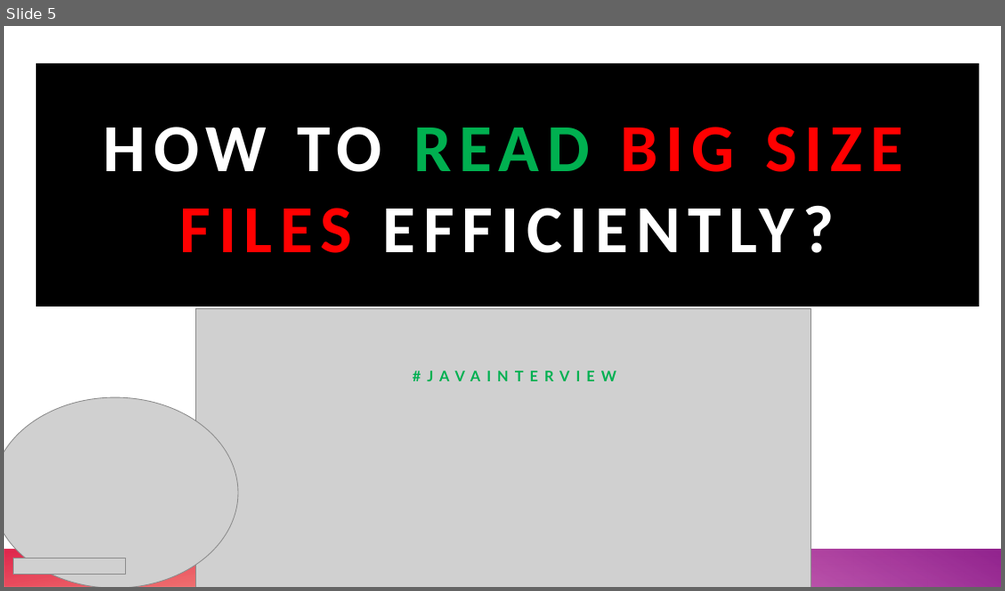
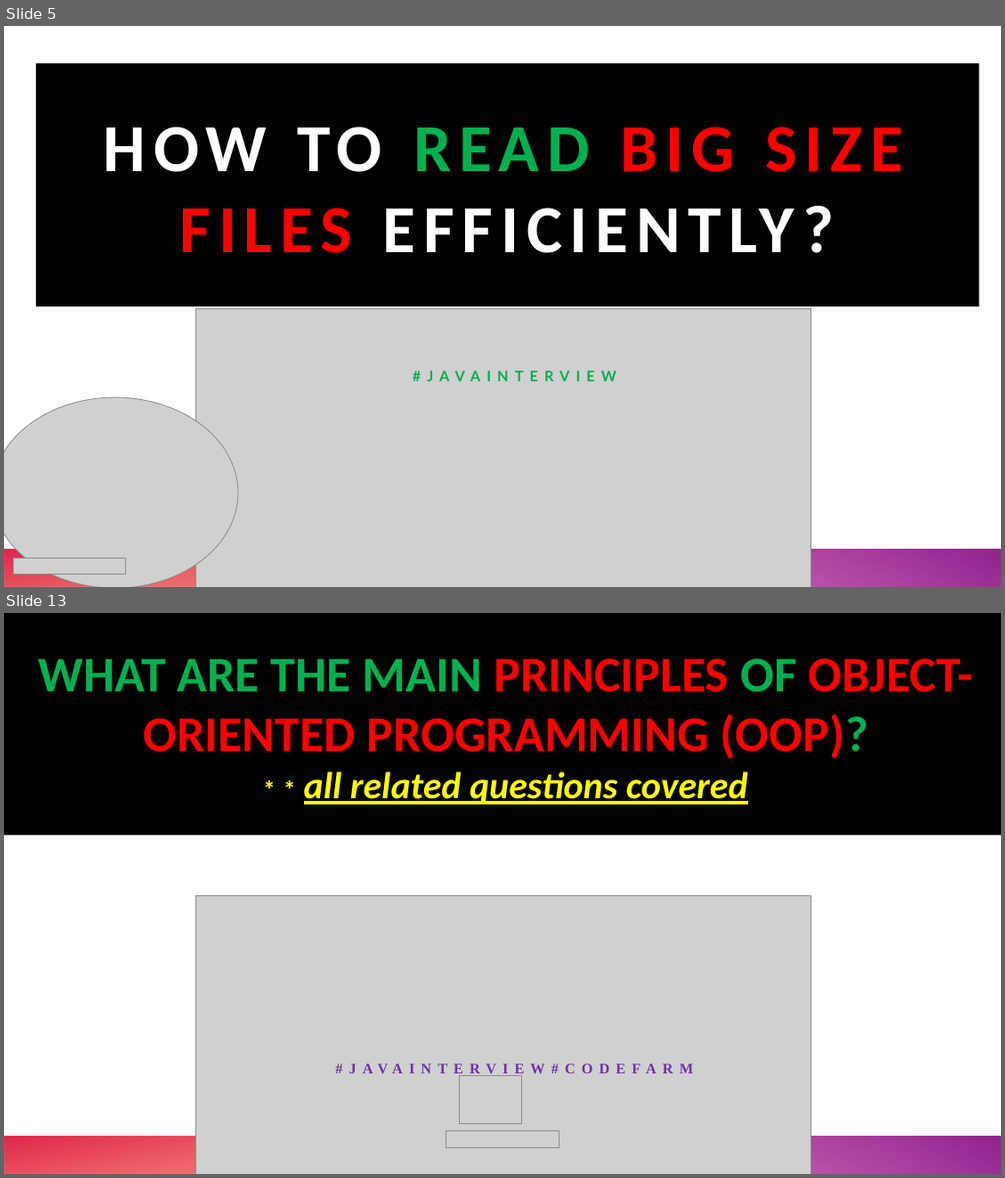
Before and after one commit to codefarm0/interview-preparation, a slide deck: java/java interview.pptx. Shown one above the other, each under a label of ours: slide 5 before the commit, slides 5 and 13 after it; the slides between them are not shown. The pictures are 1005x591 and 1005x1178 pixels, drawn with LibreOffice and Linux fonts; fonts in the diff are those of the drawing; grey boxes stand for pictures. Boxes give left, top, right and bottom in pixels: in the first picture for what was removed or moved away, otherwise in the second. Text is boxed around its words. In the diff, an @@ line names an element or a change of style, - is before the commit and + after.

Commit message:
new question
video https://youtu.be/PdtCEq5dzYE

```diff
--- a/java/java interview.pptx
+++ b/java/java interview.pptx
@@ slide 13 added at (4, 613, 1001, 1174), background #FFFFFF; not listed: 2 template elements that a slide beside it also shows @@
@@ title added at (4, 613, 1001, 835), fill #000000, 48 pt, text #FF0000, bold @@
+WHAT ARE THE MAIN PRINCIPLES OF OBJECT-ORIENTED PROGRAMMING (OOP)?
+**all related questions covered
@@ picture added at (195, 896, 810, 1174) @@
@@ subtitle added at (141, 1051, 889, 1101), 14 pt, text #7030A0, bold @@
+#JAVAINTERVIEW#CODEFARM
@@ picture added at (460, 1075, 521, 1123) @@
@@ picture added at (446, 1131, 558, 1148) @@
```
Also in this commit, not shown: 3 slides changed, 9 other slides added, 1 slide removed, 3 other files.
